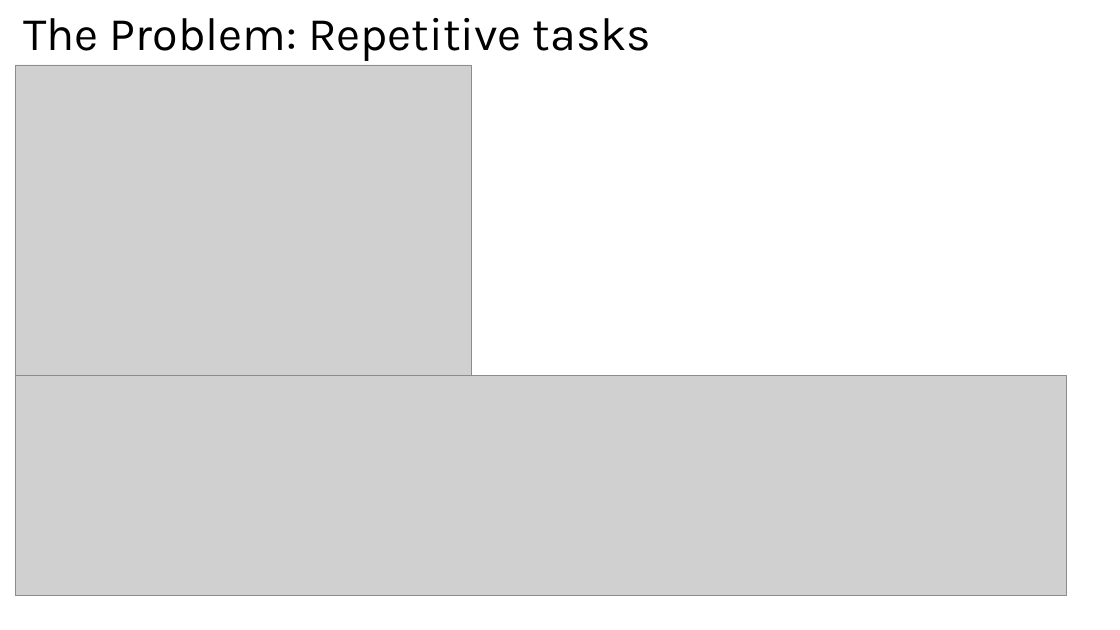
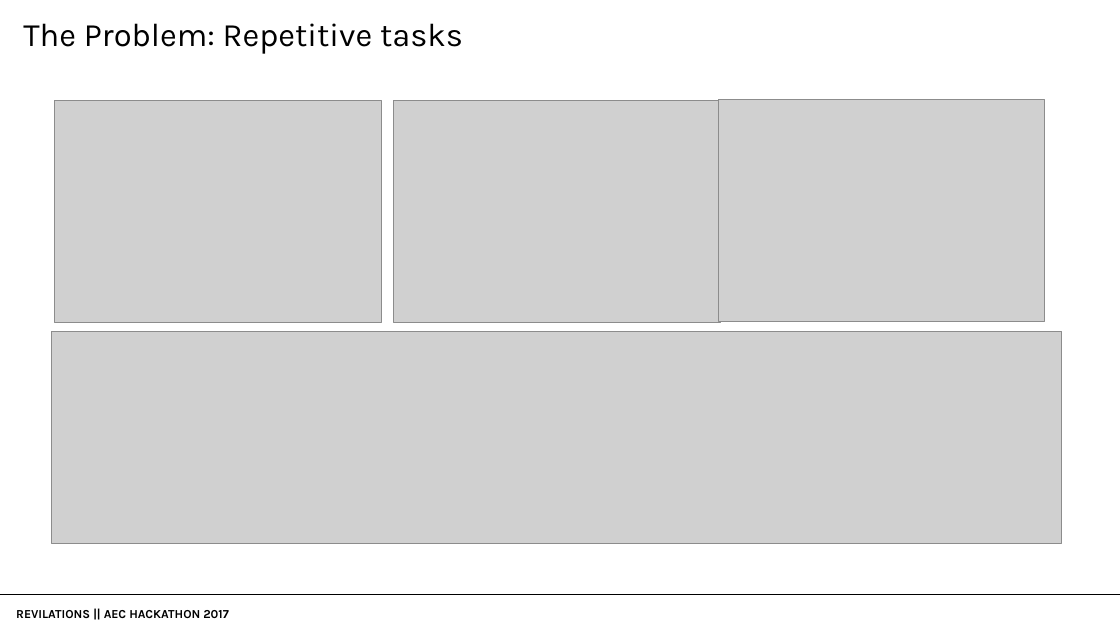
Before and after one commit to mkero-tt/Revilations, a slide deck: slide 3 of Graphics_Presentation/Revilations.pptx (slide 2 before the commit). Drawn at 1120x630 pixels with LibreOffice and Linux fonts; fonts in the diff are those of the drawing; grey boxes stand for pictures. Boxes give left, top, right and bottom in pixels: in the first picture for what was removed or moved away, otherwise in the second. Text is boxed around its words. In the diff, an @@ line names an element or a change of style, - is before the commit and + after.

Commit message:
UPDATE

```diff
--- a/Graphics_Presentation/Revilations.pptx
+++ b/Graphics_Presentation/Revilations.pptx
@@ text "The Problem: Repetitive tasks" at [23,23,463,54]: size 40 to 28 pt @@
@@ picture: place and size @@
-picture at [15,65,471,375]
+picture at [55,100,381,322]
@@ picture added at [393,100,720,322] @@
@@ picture added at [718,99,1045,321] @@
@@ picture: place and size @@
-picture at [15,376,1066,596]
+picture at [51,331,1062,543]
@@ line added from (0, 595) to (1120, 595), #000000 0.5 pt @@
@@ text added at [16,610,228,618], 10.5 pt, text #000000, bold @@
+REVILATIONS || AEC HACKATHON 2017
```
Also in this commit, not shown: 4 other slides changed, 3 slides added, 2 slides removed.
